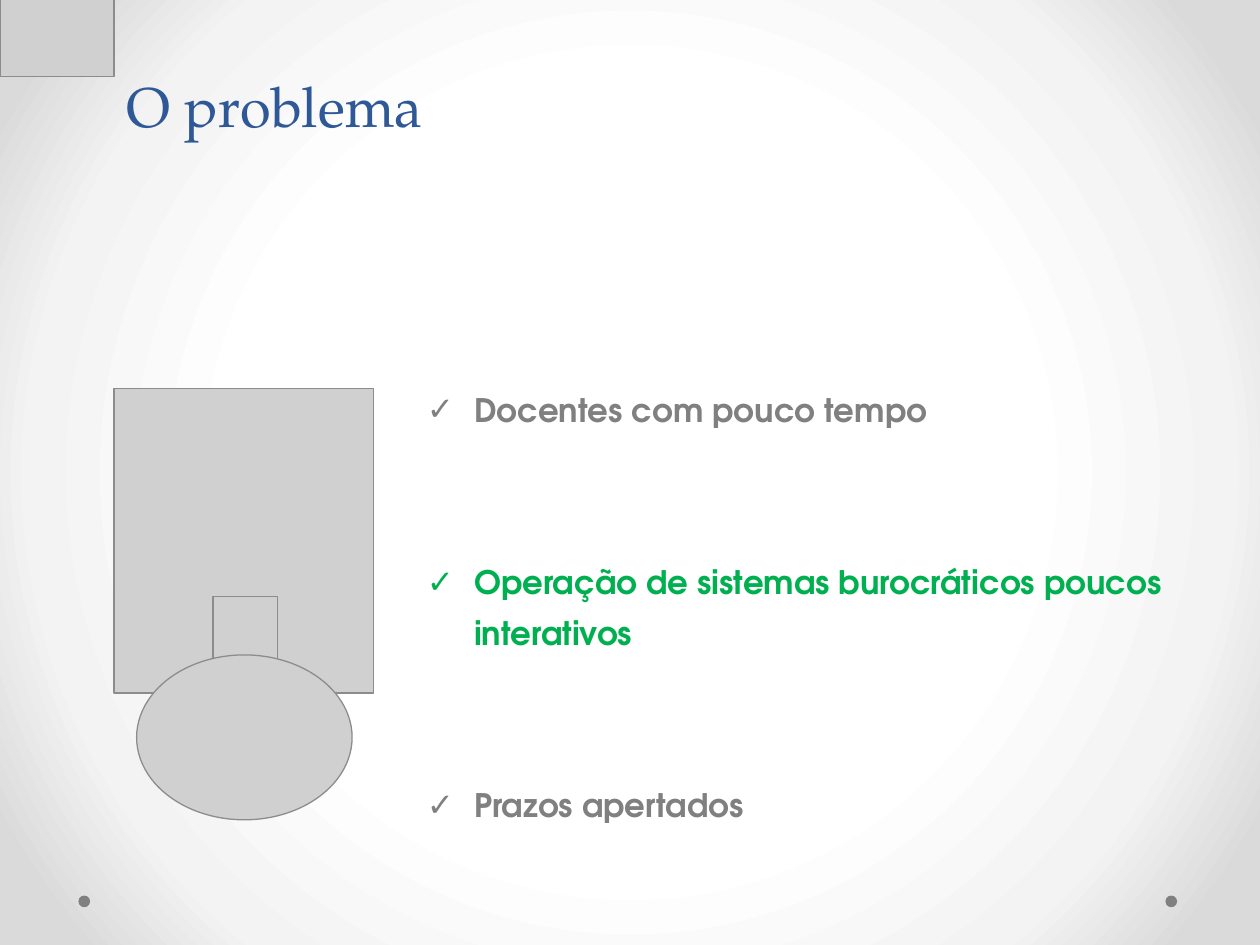
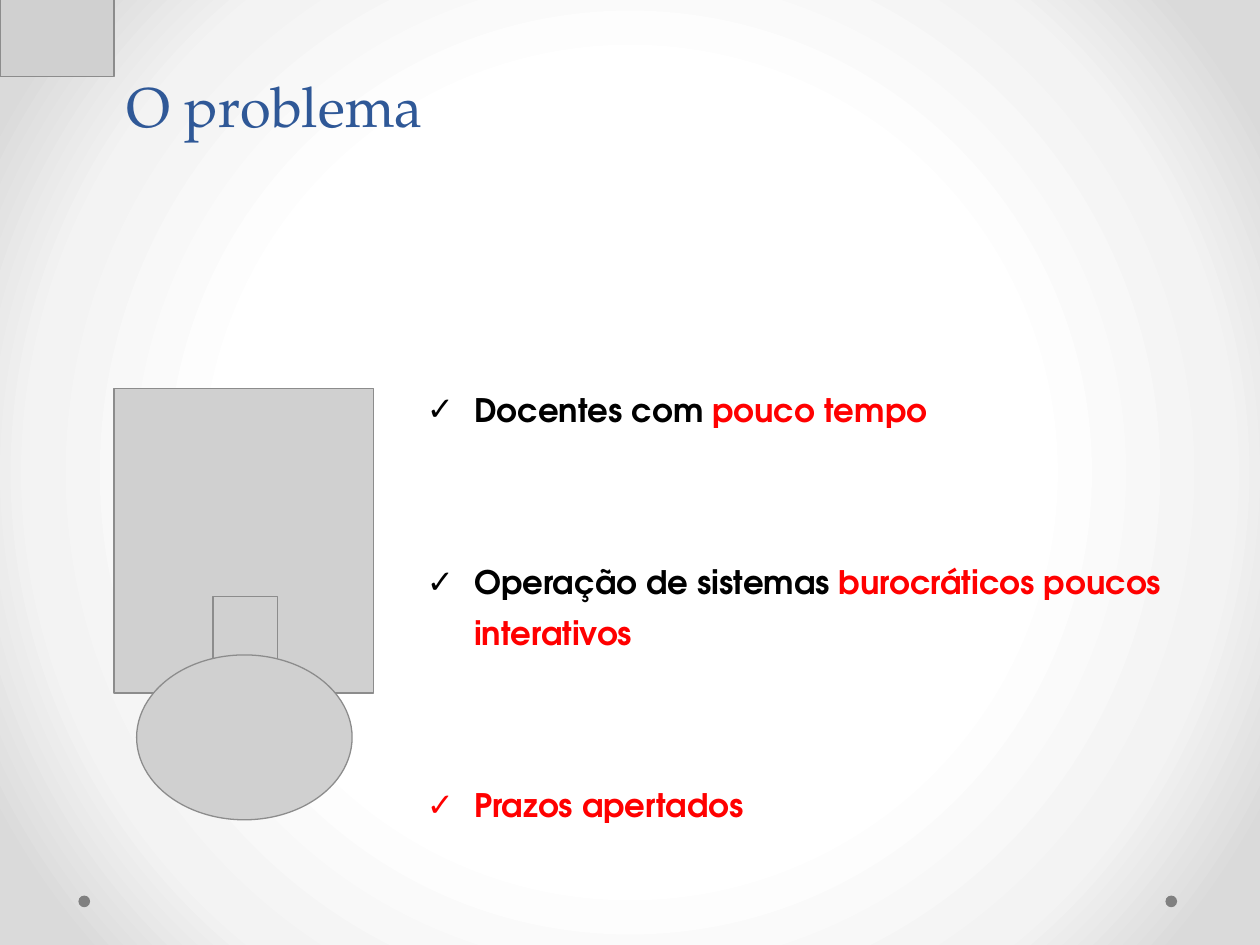
Before and after one commit to Neimarmg/TCC, a slide deck: slide 3 of Documentação final do projeto/Ppt-Final.pptx. Drawn at 1260x945 pixels with LibreOffice and Linux fonts; fonts in the diff are those of the drawing; grey boxes stand for pictures. Boxes give left, top, right and bottom in pixels: in the first picture for what was removed or moved away, otherwise in the second. Text is boxed around its words. In the diff, an @@ line names an element or a change of style, - is before the commit and + after.

```diff
--- a/Documentação final do projeto/Ppt-Final.pptx
+++ b/Documentação final do projeto/Ppt-Final.pptx
@@ text "Docentes com pouco tempo" at [474, 398, 1161, 823]: text colour #808080 to #000000 in "Docentes com"; text colour #808080 to #FF0000 in "pouco tempo", "Prazos apertados"; text colour #00B050 to #000000 in "Operação de sistemas"; text colour #00B050 to #FF0000 in "burocráticos poucos interativos" @@
```
Also in this commit, not shown: 3 other slides changed.
